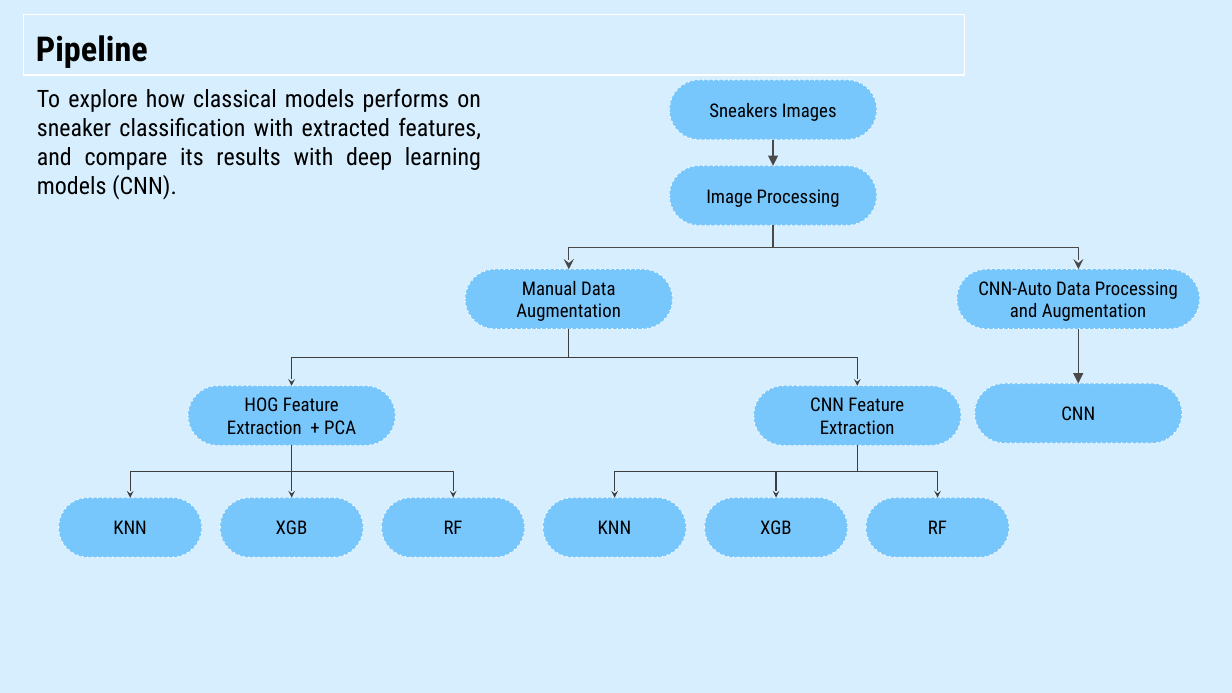
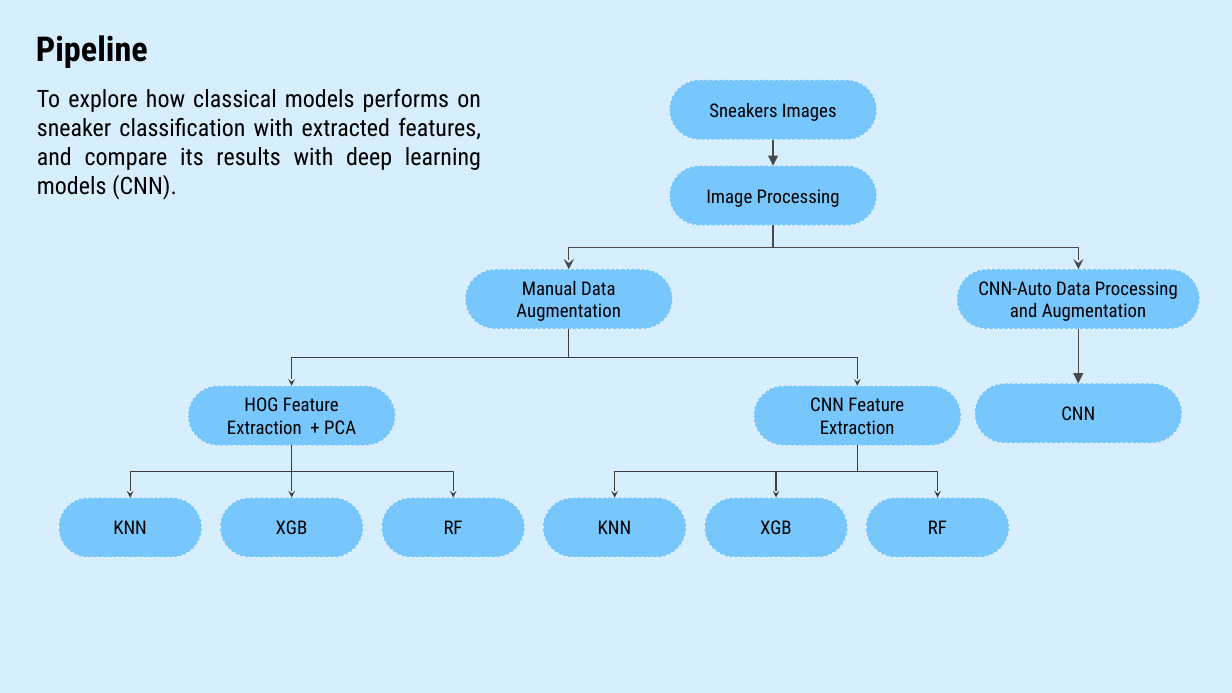
Before and after one commit to yunsi-goh/yunsi-goh.github.io, a slide deck: slide 4 of asset/project/Sneaker Image Classification.pptx. Drawn at 1232x693 pixels with LibreOffice and Linux fonts; fonts in the diff are those of the drawing. Boxes give left, top, right and bottom in pixels: in the first picture for what was removed or moved away, otherwise in the second. Text is boxed around its words. In the diff, an @@ line names an element or a change of style, - is before the commit and + after.

```diff
--- a/asset/project/Sneaker Image Classification.pptx
+++ b/asset/project/Sneaker Image Classification.pptx
@@ title "Pipeline": place and size @@
-title "Pipeline" at box(23, 15, 965, 75)
+title "Pipeline" at box(36, 35, 148, 68)
@@ title "Pipeline" at box(36, 35, 148, 68): outline #FFFFFF 0.75 pt to none @@
```
Also in this commit, not shown: 13 other slides changed, 39 other files.
